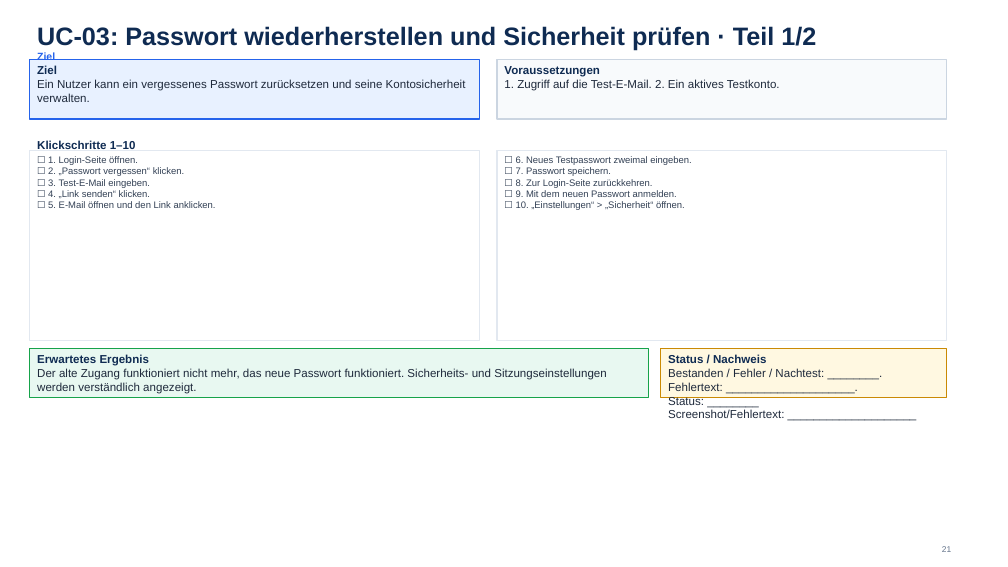
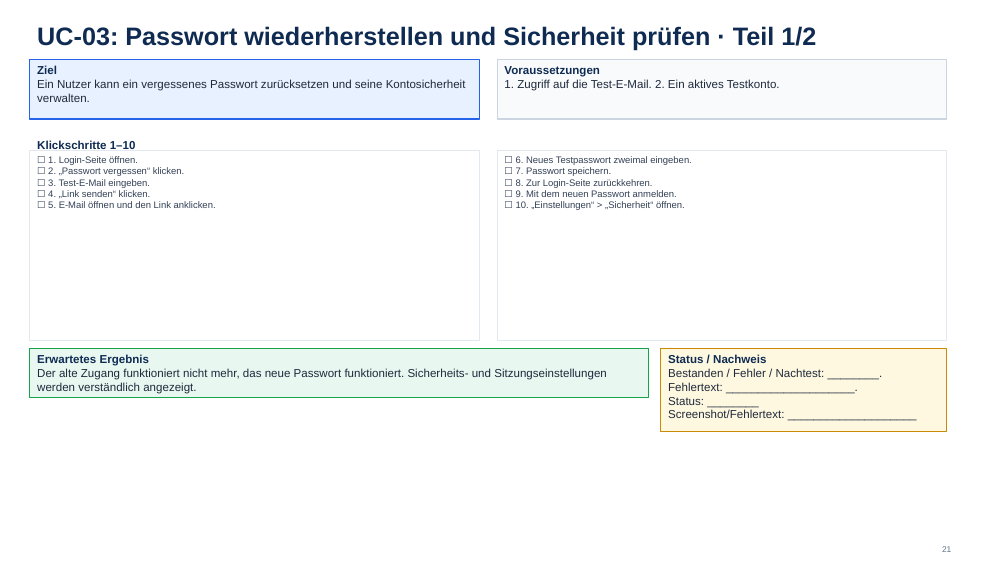
Before and after one commit to aminmasri123/airmius, a slide deck: slide 21 of docs/presentations/Airmius_Vollstaendige_User_Case_Testanleitung.pptx. Drawn at 1008x567 pixels with LibreOffice and Linux fonts; fonts in the diff are those of the drawing. Boxes give left, top, right and bottom in pixels: in the first picture for what was removed or moved away, otherwise in the second. Text is boxed around its words. In the diff, an @@ line names an element or a change of style, - is before the commit and + after.

```diff
--- a/docs/presentations/Airmius_Vollstaendige_User_Case_Testanleitung.pptx
+++ b/docs/presentations/Airmius_Vollstaendige_User_Case_Testanleitung.pptx
@@ text removed at [37, 52, 55, 60] @@
-Ziel
@@ rectangle: place and size @@
-rectangle at [661, 349, 947, 398]
+rectangle at [661, 349, 947, 432]
```
Also in this commit, not shown: 9 other slides changed, 6 other files.
